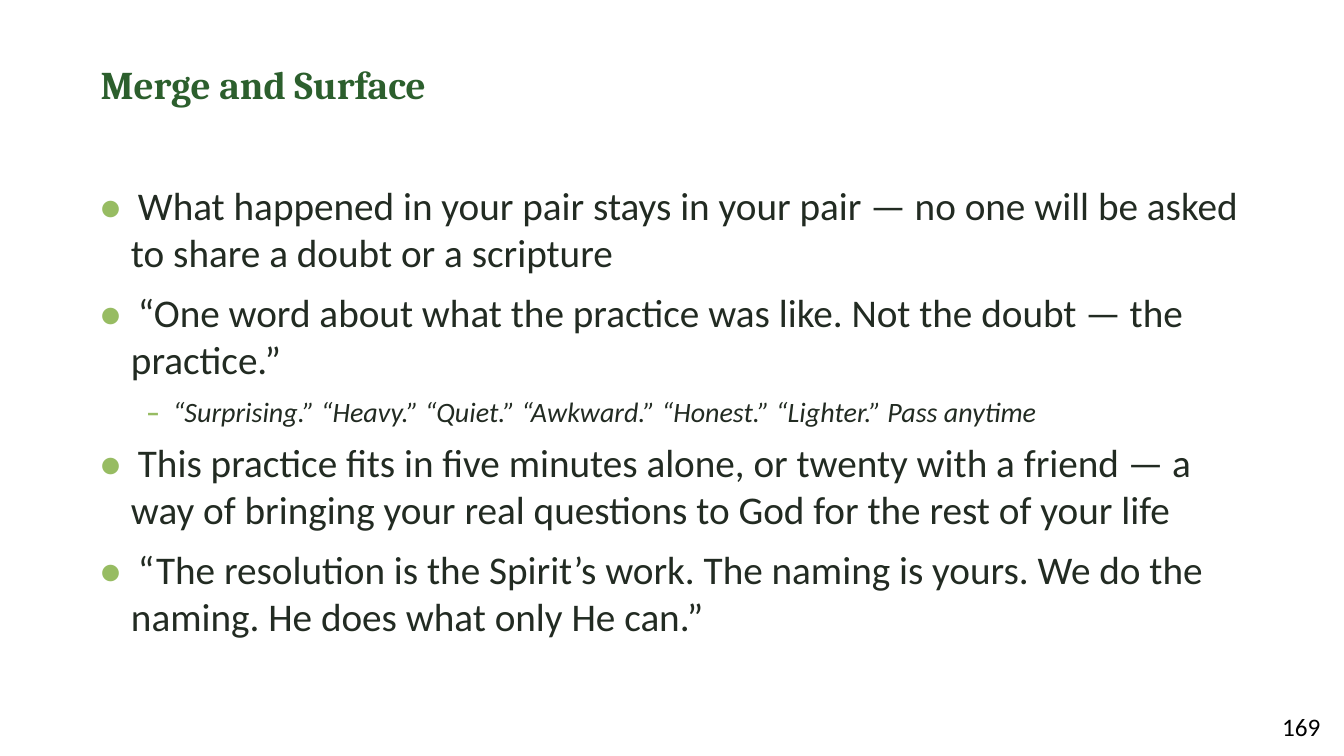
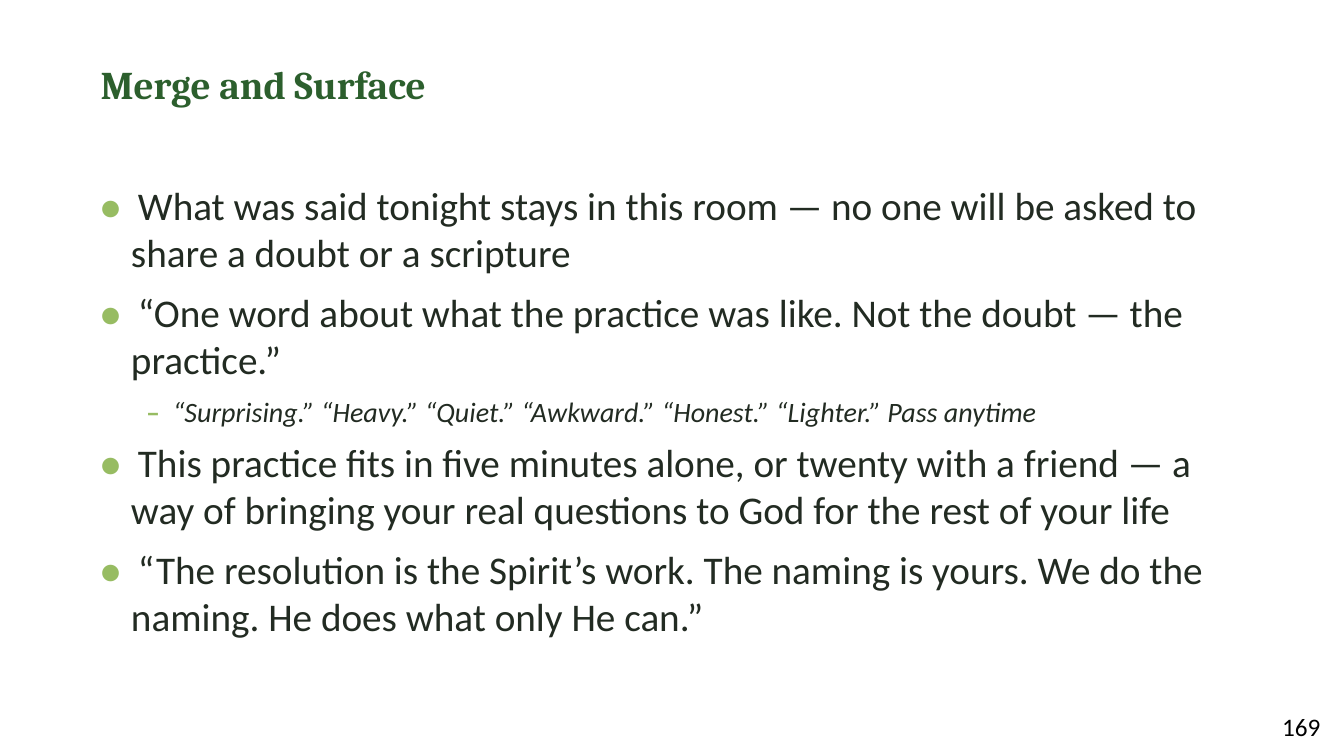
Before and after one commit to jgtittle-ministries/fellowship-of-the-heart-pilot-at-cca, a slide deck: slide 12 of docs/evening/materials/evening-08-slides.pptx. Drawn at 1344x756 pixels with LibreOffice and Linux fonts; fonts in the diff are those of the drawing. Boxes give left, top, right and bottom in pixels: in the first picture for what was removed or moved away, otherwise in the second. Text is boxed around its words. In the diff, an @@ line names an element or a change of style, - is before the commit and + after.

```diff
--- a/docs/evening/materials/evening-08-slides.pptx
+++ b/docs/evening/materials/evening-08-slides.pptx
@@ text at bbox=[131, 192, 1196, 274]: text changed @@
-• What happened in your pair stays in your pair — no one will be asked to share a doubt or a scripture
+• What was said tonight stays in this room — no one will be asked to share a doubt or a scripture
```
Also in this commit, not shown: 4 other slides changed, 7 other files.
